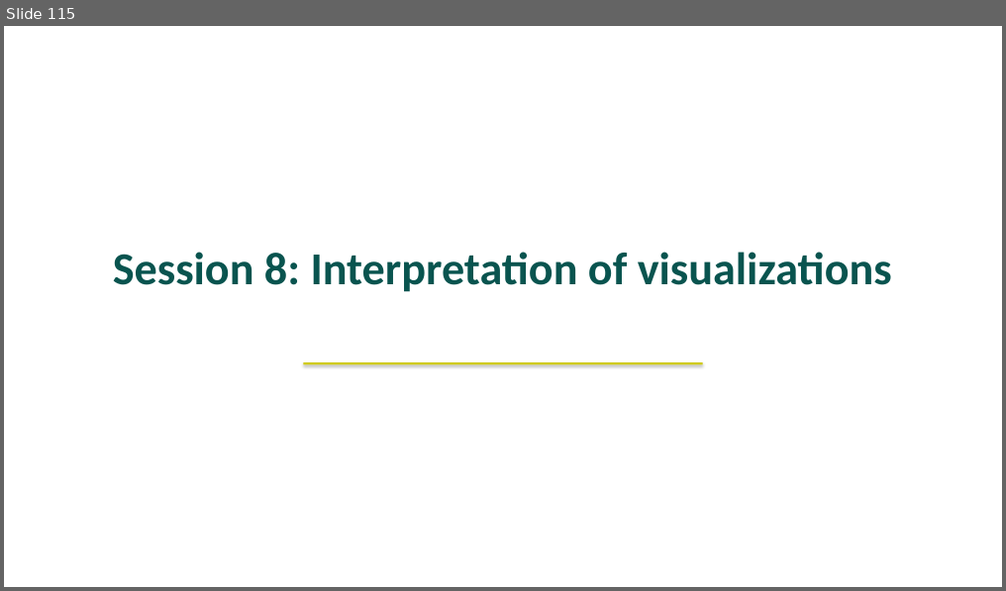
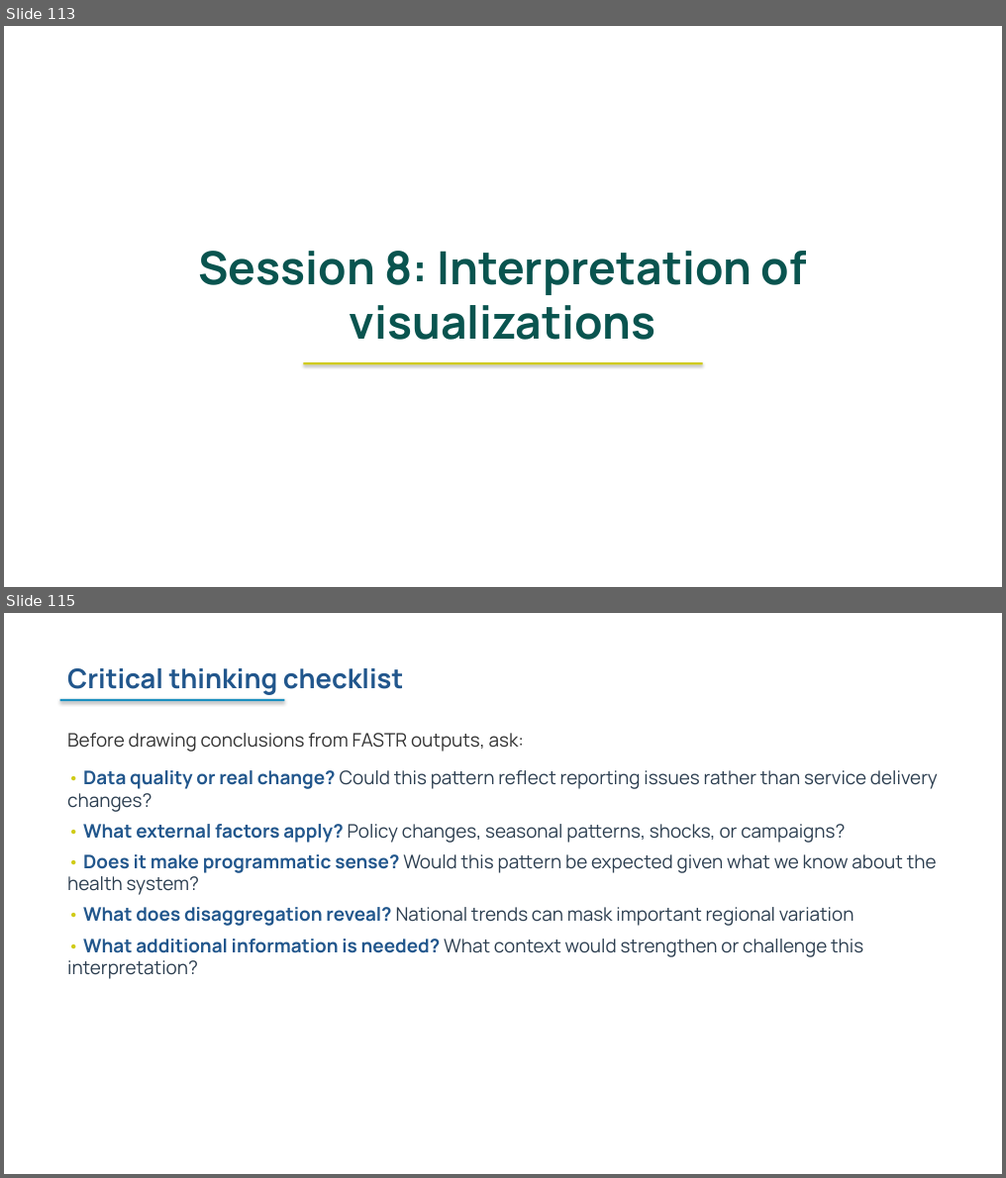
Before and after one commit to FASTR-Analytics/fastr-resource-hub, a slide deck: outputs/2026-zambia_deck.pptx. Shown one above the other, each under a label of ours: slide 115 before the commit, slides 113 and 115 after it; the slides between them are not shown. The pictures are 1006x591 and 1006x1178 pixels, drawn with LibreOffice and Linux fonts; fonts in the diff are those of the drawing. Boxes give left, top, right and bottom in pixels: in the first picture for what was removed or moved away, otherwise in the second. Text is boxed around its words. In the diff, an @@ line names an element or a change of style, - is before the commit and + after.

```diff
--- a/outputs/2026-zambia_deck.pptx
+++ b/outputs/2026-zambia_deck.pptx
@@ slide 115 added at <box>4,613,1002,1174</box>, background #FFFFFF @@
@@ text added at <box>67,668,404,695</box>, 26 pt, text #21568C, bold @@
+Critical thinking checklist
@@ rectangle added at <box>60,699,285,701</box>, fill #1A90C0 @@
@@ text added at <box>67,733,938,979</box>, 18 pt, text #2C3E50 @@
+Before drawing conclusions from FASTR outputs, ask:
+• Data quality or real change? Could this pattern reflect reporting issues rather than service delivery changes?
+• What external factors apply? Policy changes, seasonal patterns, shocks, or campaigns?
+• Does it make programmatic sense? Would this pattern be expected given what we know about the health system?
+• What does disaggregation reveal? National trends can mask important regional variation
+• What additional information is needed? What context would strengthen or challenge this interpretation?
@@ what was slide 115 is now slide 113 @@
@@ slide 113 changed as well @@
@@ text "Session 8: Interpretation of visualizations" at <box>198,251,807,340</box>: font Calibri to Manrope @@
```
Also in this commit, not shown: 130 other slides changed, 3 other slides added, 3 slides removed, 22 other files.
